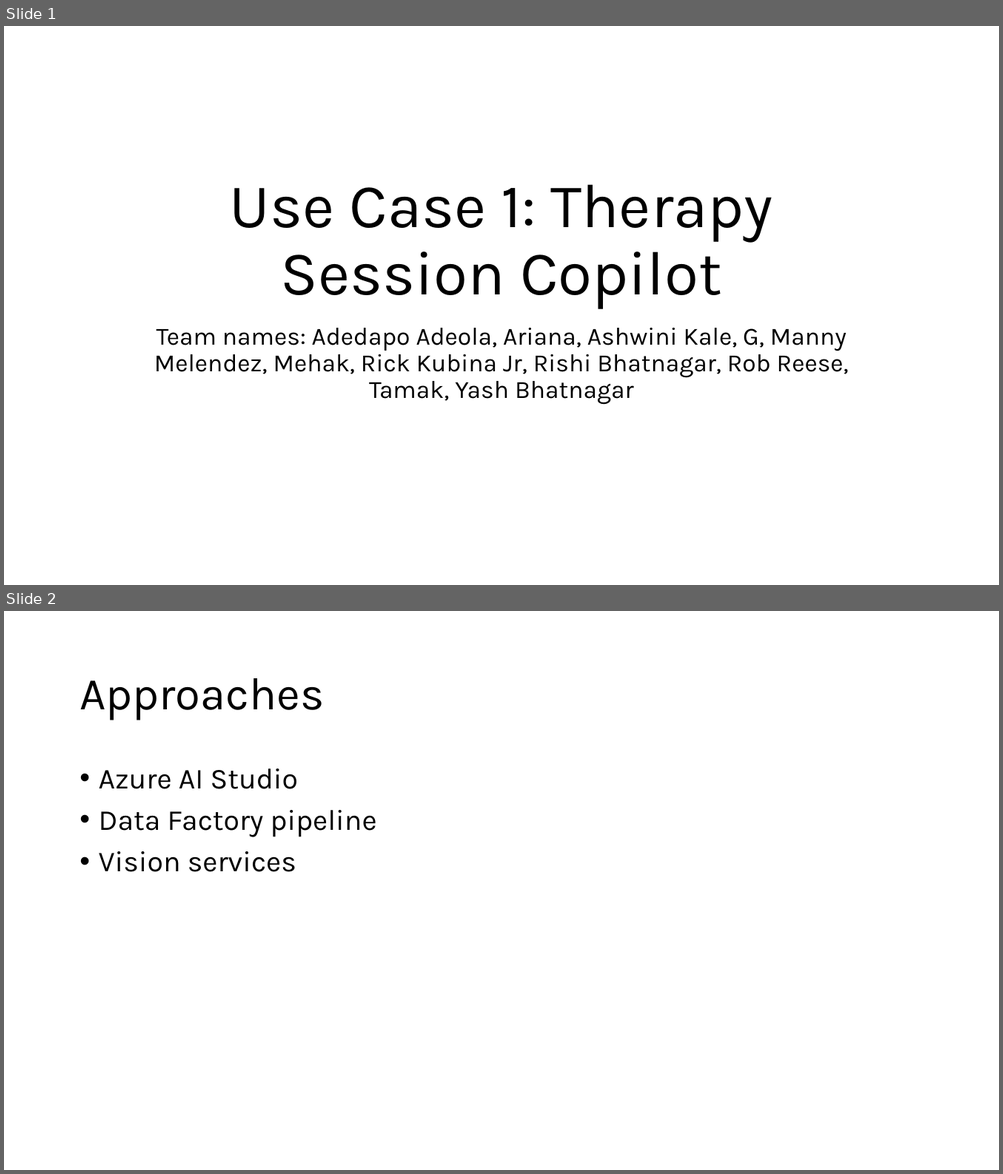
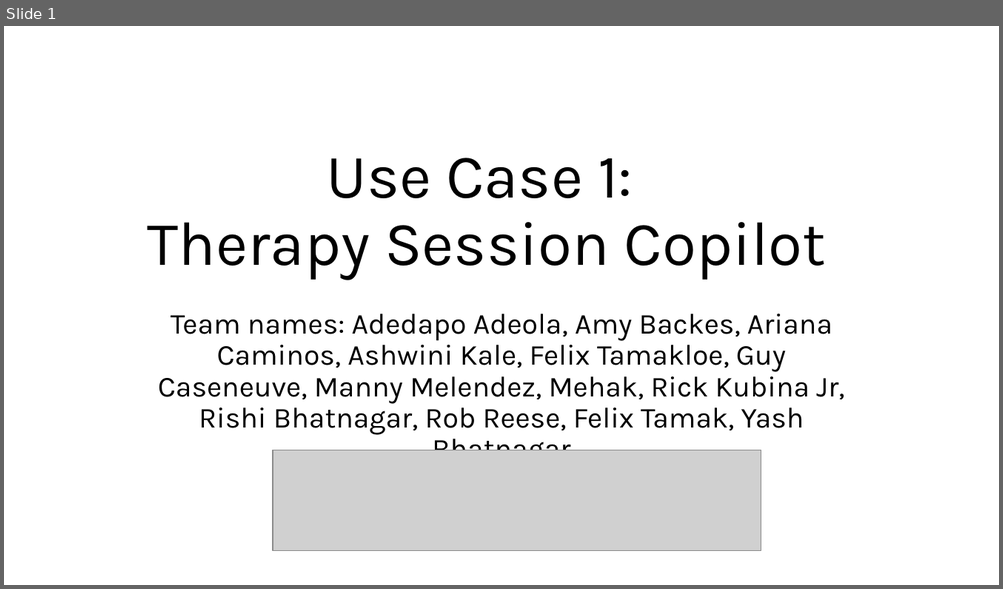
Before and after one commit to fsi-hack4autism/therapy-session-copilot, a slide deck: Use-Case-1-Presentation.pptx. Shown one above the other, each under a label of ours: slides 1 and 2 before the commit, slide 1 after it. The pictures are 1003x1174 and 1003x589 pixels, drawn with LibreOffice and Linux fonts; fonts in the diff are those of the drawing; grey boxes stand for pictures. Boxes give left, top, right and bottom in pixels: in the first picture for what was removed or moved away, otherwise in the second. Text is boxed around its words. In the diff, an @@ line names an element or a change of style, - is before the commit and + after.

```diff
--- a/Use-Case-1-Presentation.pptx
+++ b/Use-Case-1-Presentation.pptx
@@ slide 2 removed at (4, 611, 999, 1170), background #FFFFFF @@
@@ title removed at (79, 678, 324, 721) @@
-Approaches
@@ text removed at (99, 769, 377, 872) @@
-• Azure AI Studio
-• Data Factory pipeline
-• Vision services
@@ slide 1 changed as well @@
@@ title "Use Case 1: Therapy Session ..." rewrapped from (230, 184, 772, 309) to (148, 158, 825, 280) @@
@@ subtitle at (158, 314, 844, 451): text changed; size 24 to 28 pt @@
-Team names: Adedapo Adeola, Ariana, Ashwini Kale, G, Manny Melendez, Mehak, Rick Kubina Jr, Rishi Bhatnagar, Rob Reese, Tamak, Yash Bhatnagar
+Team names: Adedapo Adeola, Amy Backes, Ariana Caminos, Ashwini Kale, Felix Tamakloe, Guy Caseneuve, Manny Melendez, Mehak, Rick Kubina Jr, Rishi Bhatnagar, Rob Reese, Felix Tamak, Yash Bhatnagar
@@ picture added at (273, 451, 761, 551) @@
```
Also in this commit, not shown: 2 other slides changed, 3 slides added.
